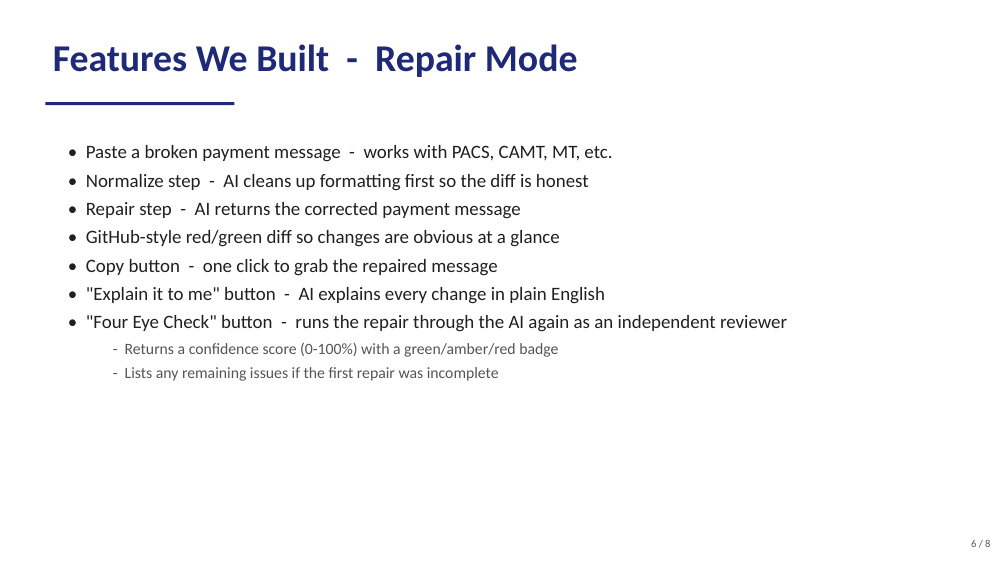
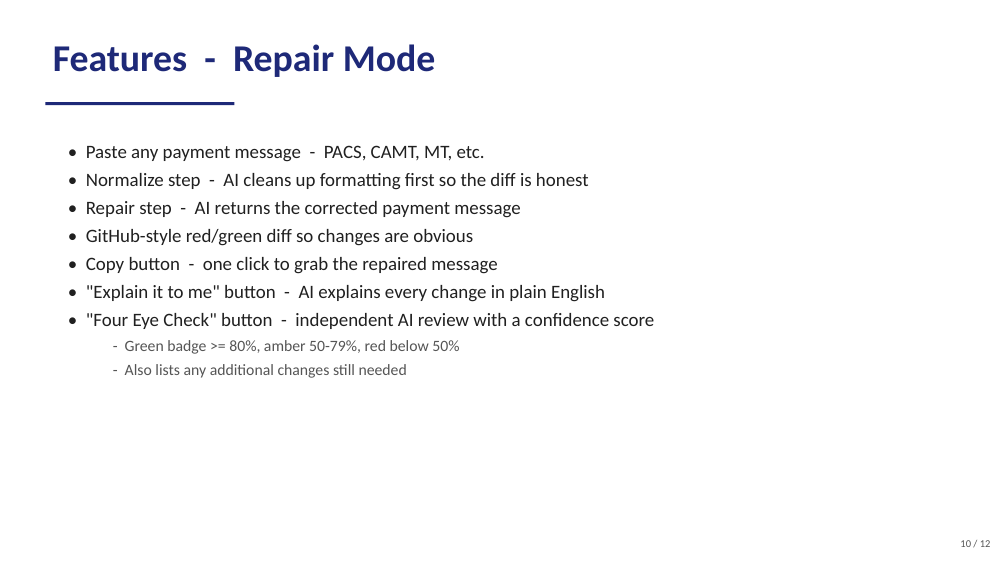
Before and after one commit to AdamJirari/Bank-Game, a slide deck: slide 10 of Galileo_Payment_Analyzer.pptx (slide 6 before the commit). Drawn at 1008x567 pixels with LibreOffice and Linux fonts; fonts in the diff are those of the drawing. Boxes give left, top, right and bottom in pixels: in the first picture for what was removed or moved away, otherwise in the second. Text is boxed around its words. In the diff, an @@ line names an element or a change of style, - is before the commit and + after.

```diff
--- a/Galileo_Payment_Analyzer.pptx
+++ b/Galileo_Payment_Analyzer.pptx
@@ text at (53,44,436,77): text changed @@
-Features We Built - Repair Mode
+Features - Repair Mode
@@ text at (86,145,485,162): text changed @@
-• Paste a broken payment message - works with PACS, CAMT, MT, etc.
+• Paste any payment message - PACS, CAMT, MT, etc.
@@ text at (86,229,473,246): text changed @@
-• GitHub-style red/green diff so changes are obvious at a glance
+• GitHub-style red/green diff so changes are obvious
@@ text at (86,313,654,378): text changed @@
-• "Four Eye Check" button - runs the repair through the AI again as an independent reviewer
-  - Returns a confidence score (0-100%) with a green/amber/red badge
-  - Lists any remaining issues if the first repair was incomplete
+• "Four Eye Check" button - independent AI review with a confidence score
+  - Green badge >= 80%, amber 50-79%, red below 50%
+  - Also lists any additional changes still needed
@@ text at (960,540,991,547): text changed @@
-6 / 8
+10 / 12
```
Also in this commit, not shown: 6 other slides changed, 4 slides added.
